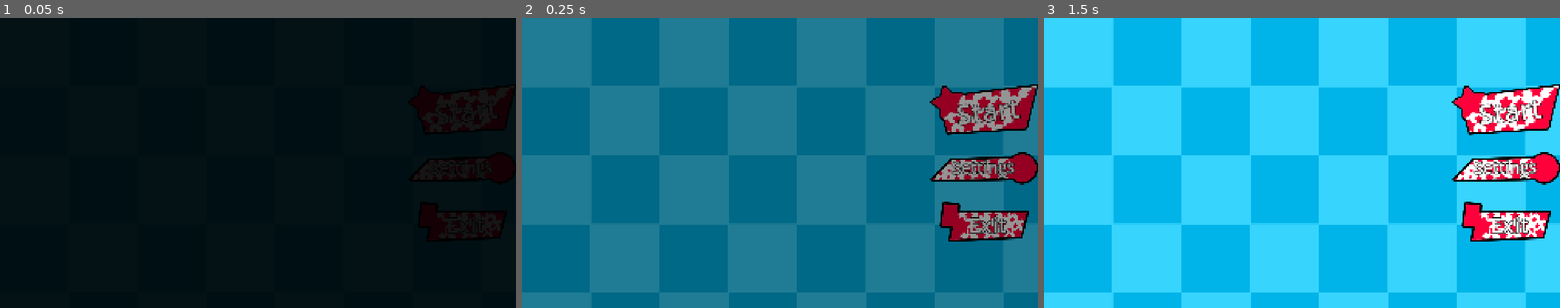
Above: before the commit, frames 1-3 (left to right).
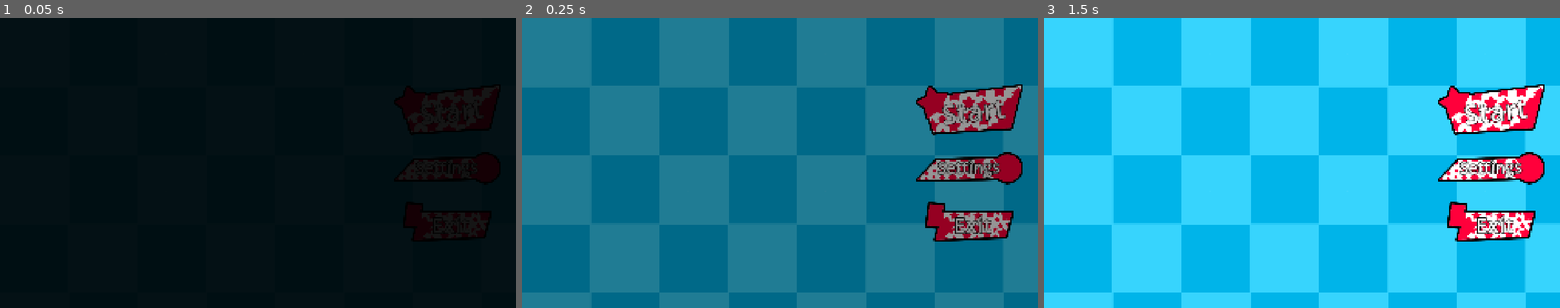
Above: after the commit, the same moments.

Repository: GuiDev-bit/Winter-Game-Jam
Game: Godot game, scene res://scenes/ui/main_menu.tscn
Same seed, same stepped clock (60 frames per second), same inputs: the game is played once before the commit and once after it.
Inputs:
- Up to frame 1 (0.05 s): no input
- Up to frame 2 (0.25 s): no input
- Up to frame 3 (1.5 s): click "Settings" at 0.5 s; click "Start" at 1.25 s

The runs differ from the first frame. In frame 2, 5.6% of the frame differs, in the area x 76-100%, y 22-78%; in frame 3, 5.8%.
Error before the commit: Trying to assign value of type 'TextureButton' to a variable of type 'Button'. (res://script/ui/main_menu.gd:3)

Commit message:
solve errors on menus

Diff:
--- a/scenes/ui/main_menu.tscn
+++ b/scenes/ui/main_menu.tscn
@@ -15,6 +15,13 @@
 grow_vertical = 2
 script = ExtResource("1_m1kxf")
 
+[node name="Background" type="TextureRect" parent="." unique_id=674624070]
+layout_mode = 0
+offset_right = 1920.0
+offset_bottom = 1080.0
+texture = ExtResource("5_x2yvf")
+stretch_mode = 1
+
 [node name="VBoxContainer" type="VBoxContainer" parent="." unique_id=816686424]
 z_index = 1
 layout_mode = 1
@@ -23,8 +30,9 @@
 anchor_top = 0.5
 anchor_right = 1.0
 anchor_bottom = 0.5
-offset_left = -400.0
+offset_left = -455.0
 offset_top = -293.5
+offset_right = -55.0
 offset_bottom = 293.5
 grow_horizontal = 0
 grow_vertical = 2
@@ -100,13 +108,6 @@
 theme_override_font_sizes/font_size = 80
 text = "Exit"
 
-[node name="Background" type="TextureRect" parent="." unique_id=674624070]
-layout_mode = 0
-offset_right = 1920.0
-offset_bottom = 1080.0
-texture = ExtResource("5_x2yvf")
-stretch_mode = 1
-
 [connection signal="pressed" from="VBoxContainer/Start" to="." method="_on_start_pressed"]
 [connection signal="pressed" from="VBoxContainer/Settings" to="." method="_on_settings_pressed"]
 [connection signal="pressed" from="VBoxContainer/Exit" to="." method="_on_exit_pressed"]
--- a/script/ui/level_selector.gd
+++ b/script/ui/level_selector.gd
@@ -3,7 +3,7 @@
 # Button et Button2 dans le GridContainer = niveau 1 et 2
 @onready var level1 : Button = $PanelContainer/VBoxContainer/GridContainer/Button
 @onready var level2 : Button = $PanelContainer/VBoxContainer/GridContainer/Button2
-@onready var back : Button = $PanelContainer/VBoxContainer/Button
+@onready var back : TextureButton = $PanelContainer/VBoxContainer/Button
 
 func _on_button_pressed() -> void:
 	# Niveau 1 = arena de base
--- a/script/ui/main_menu.gd
+++ b/script/ui/main_menu.gd
@@ -1,8 +1,8 @@
 extends Control
 
-@onready var start : Button = $VBoxContainer/Start
-@onready var settings : Button = $VBoxContainer/Settings
-@onready var exit : Button = $VBoxContainer/Exit
+@onready var start : TextureButton = $VBoxContainer/Start
+@onready var settings : TextureButton = $VBoxContainer/Settings
+@onready var exit : TextureButton = $VBoxContainer/Exit
 
 func _ready() -> void:
 	AudioManager.play_menu_music()
--- a/script/ui/setting_menu.gd
+++ b/script/ui/setting_menu.gd
@@ -2,7 +2,7 @@
 
 @onready var music_slider : HSlider = $HBoxContainer/VBoxContainer/Music/HSlider
 @onready var sfx_slider : HSlider = $HBoxContainer/VBoxContainer/SFX/HSlider
-@onready var back : Button = $HBoxContainer/VBoxContainer/Back
+@onready var back : TextureButton = $HBoxContainer/VBoxContainer/Back
 @onready var reset : Button = $"HBoxContainer/VBoxContainer/Reset to default"
 
 func _ready() -> void:
